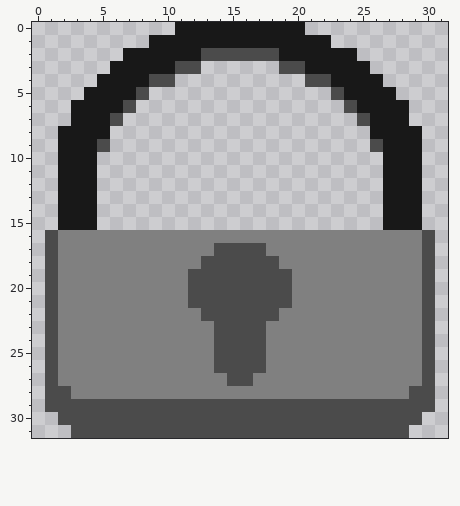
Edited in one commit: pixel-art file (Assets/Art/UI/Icons/Lock.aseprite). That is the earlier state.
32x32 pixels, 1 frame.
After:
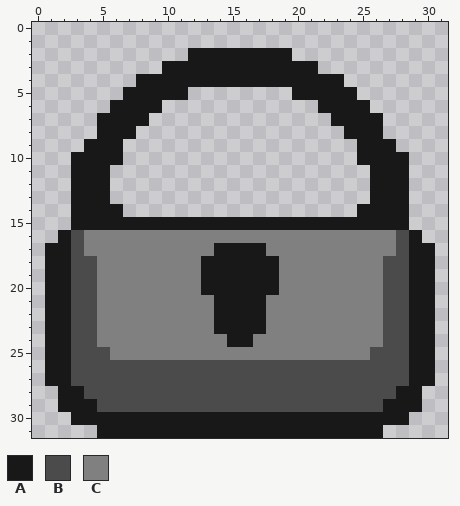
Palette (. is transparent): A #181818  B #4b4b4b  C #808080
The author wrote: Better lock icon
From old to new:
Changed rows in their new state; - is an unchanged pixel.
Layer "Layer 1":
first column x 1:
 0 ----------..........----------
 1 --------..............--------
 2 ------.....-AAAAAA-.....------
 3 -----....-AAAAAAAAAA-....-----
 4 ----...-AAAAAAAAAAAAAA-...----
 5 ---...-AAAA--------AAAA-...---
 6 --...-AAA------------AAA-...--
 7 --..-AAA--------------AAA-..--
 8 -...-AA----------------AA-...-
 9 -..-AA------------------AA-..-
10 -.--AA------------------AA--.-
11 -.--A--------------------A--.-
12 -.--A--------------------A--.-
13 -.--A--------------------A--.-
14 -.--AA------------------AA--.-
15 -.--AAAAAAAAAAAAAAAAAAAAAA--.-
16 .AB------------------------BA.
17 AAB----------AAAA----------BAA
18 AABB--------AAAAAA--------BBAA
19 AABB-------CAAAAAAC-------BBAA
20 AABB-------CAAAAAAC-------BBAA
21 AABB-------CCAAAACC-------BBAA
22 AABB--------CAAAAC--------BBAA
23 AABB---------AAAA---------BBAA
24 AABB---------CAAC---------BBAA
25 AABBB--------CCCC--------BBBAA
26 AABBBBBBBBBBB----BBBBBBBBBBBAA
27 AABBBBBBBBBBBB--BBBBBBBBBBBBAA
28 .AABBBBBBBBBBBBBBBBBBBBBBBBAA.
29 .AAA----------------------AAA.
30 -.AAAAAAAAAAAAAAAAAAAAAAAAAA.-
31 --..AAAAAAAAAAAAAAAAAAAAAA..--
Where, in picture pixels (left, top, right, bottom), the same in both pictures:
changed: (45, 22, 435, 438)
